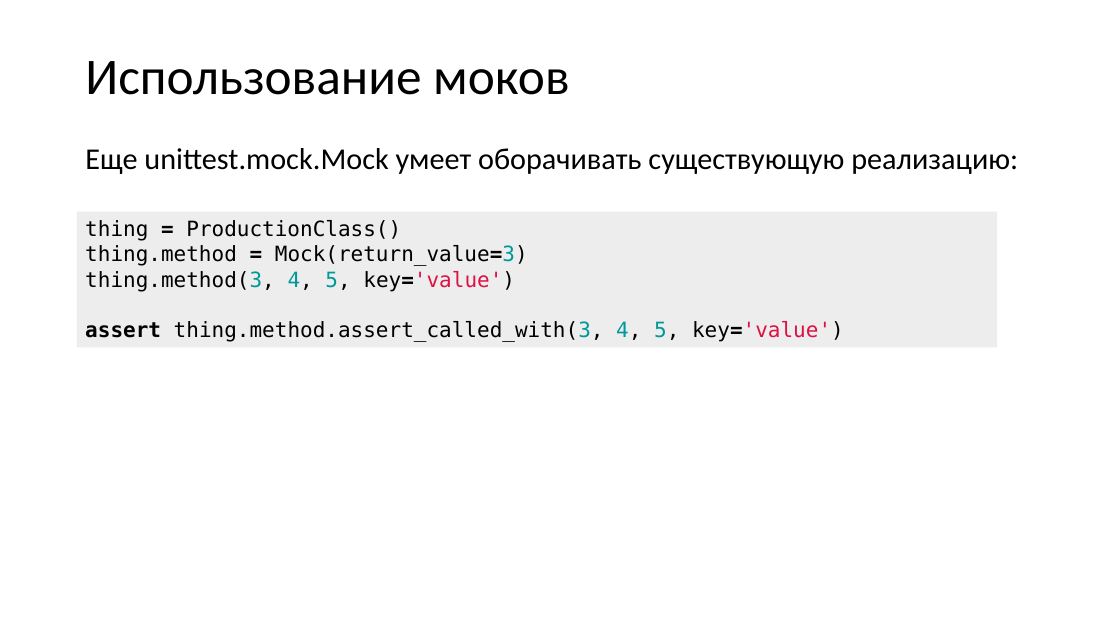
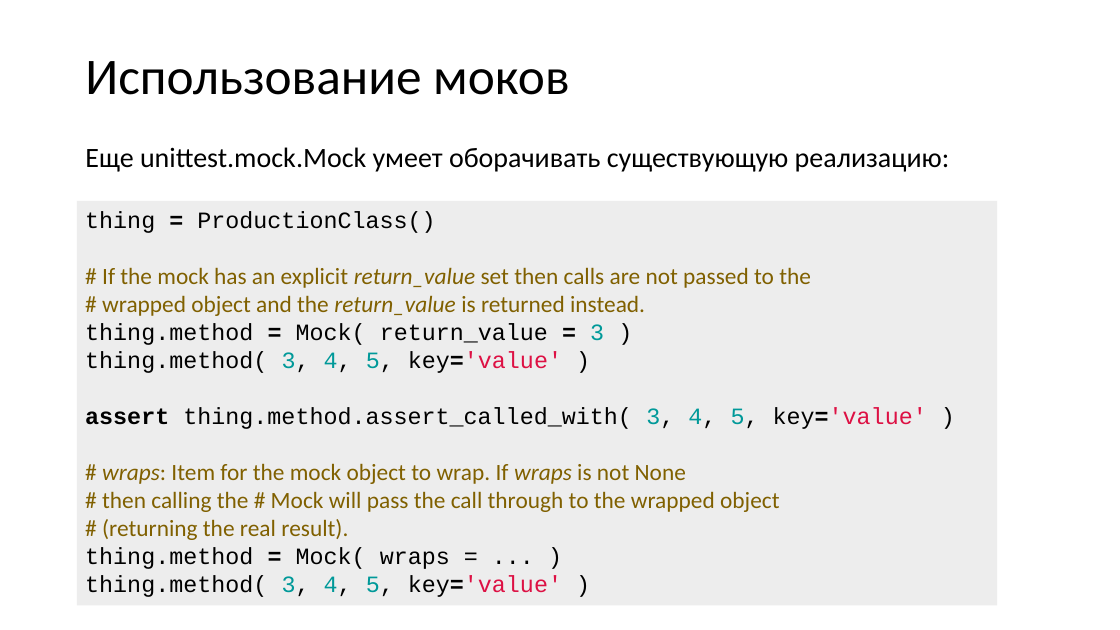
Before and after one commit to xtrueman/prog_instruments, a slide deck: slide 88 of presentations/UnitTests.pptx (slide 87 before the commit). Drawn at 1120x630 pixels with LibreOffice and Linux fonts; fonts in the diff are those of the drawing. Boxes give left, top, right and bottom in pixels: in the first picture for what was removed or moved away, otherwise in the second. Text is boxed around its words. In the diff, an @@ line names an element or a change of style, - is before the commit and + after.

```diff
--- a/presentations/UnitTests.pptx
+++ b/presentations/UnitTests.pptx
@@ text "Еще unittest.mock.Mock умеет оборачивать существующую ..." at (85,147,950,172): size 25.9 to 24 pt @@
@@ rectangle "thing = ProductionClass() # If ...": place and size @@
-rectangle "thing = ProductionClass() # If ..." at (77,212,997,348)
+rectangle "thing = ProductionClass() # If ..." at (77,201,997,605)
@@ text in rectangle at (85,211,927,597): text changed; size 18 to 20 pt; font DejaVu Sans Mono to Calibri; text colour #000000 to #806000 @@
-thing = ProductionClass()
-thing.method = Mock(return_value=3)
-thing.method(3, 4, 5, key='value')
-assert thing.method.assert_called_with(3, 4, 5, key='value')
+thing = ProductionClass()
+# If the mock has an explicit return_value set then calls are not passed to the
+# wrapped object and the return_value is returned instead.
+thing.method = Mock( return_value = 3 )
+thing.method( 3, 4, 5, key='value' )
+assert thing.method.assert_called_with( 3, 4, 5, key='value' )
+# wraps: Item for the mock object to wrap. If wraps is not None
+# then calling the # Mock will pass the call through to the wrapped object
+# (returning the real result).
+thing.method = Mock( wraps = ... )
+thing.method( 3, 4, 5, key='value' )
```
Also in this commit, not shown: 33 other slides changed, 2 slides added.
